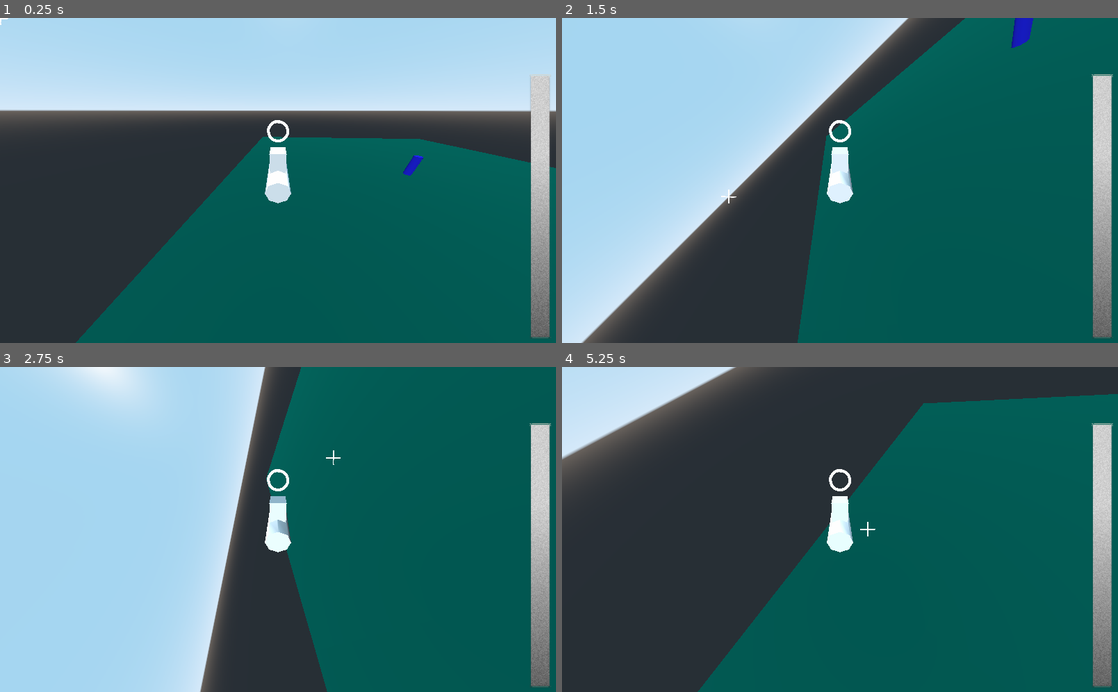
Above: before the commit, frames 1-4 (two rows, left to right).
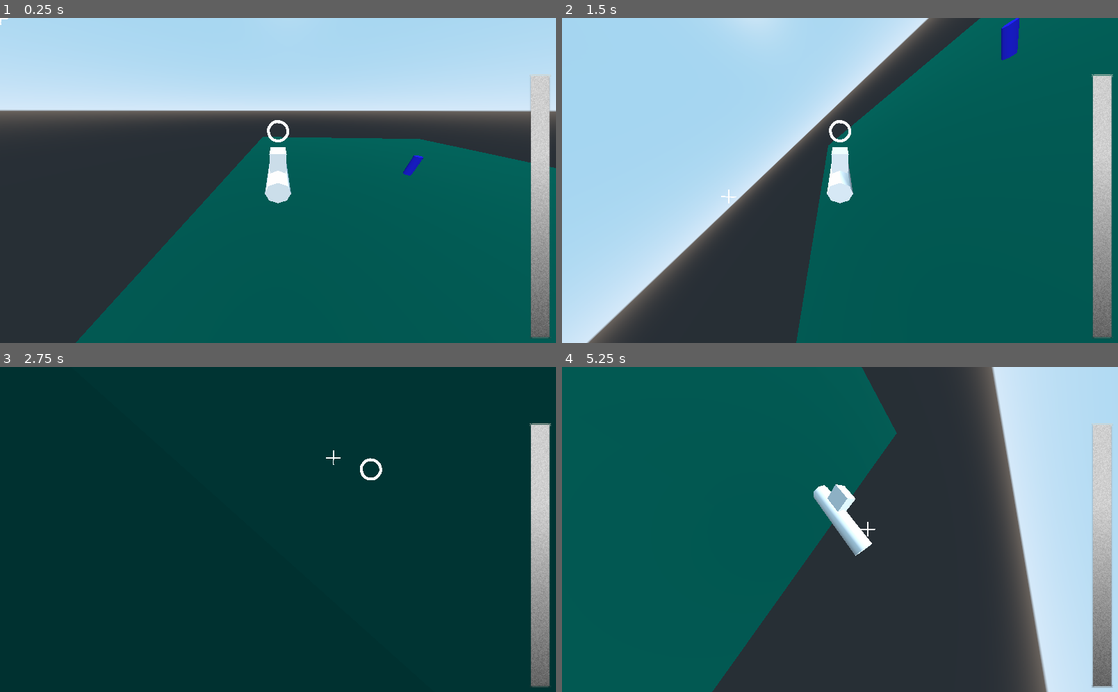
Above: after the commit, the same moments.

Repository: Kaio20/HyperSpaceTrucker
Game: Godot game, scene res://TestScene.tscn
The game is run twice, just before and just after one commit, with the same random seed, the same clock (stepped at 60 frames per second) and the same inputs.
Inputs (mouse positions are in pixels of both pictures, inside the frame that each line leads up to):
- Up to frame 1 (0.25 s): no input
- Up to frame 2 (1.5 s): move the mouse to (962, 164) at 0.52 s; hold D (right) 0.53-1.28 s; hold Right mouse button (camera_rotate, bound only after the com… 0.53-1.28 s; move the mouse to (728, 196) at 1.27 s; hold S (back) from 1.28 s (still down); right-click (728, 196) at 1.35 s
- Up to frame 3 (2.75 s): move the mouse to (333, 458) at 2.02 s; release S (back) at 2.03 s; hold D (right) from 2.03 s (still down); hold Right mouse button (camera_rotate, bound only after the com… from 2.03 s (still down)
- Up to frame 4 (5.25 s): move the mouse to (812, 594) at 2.77 s; release D (right) at 2.78 s; release Right mouse button (camera_rotate, bound only after the com… at 2.78 s; hold W (forward) 2.78-3.53 s; right-click (812, 594) at 2.85 s; move the mouse to (1006, 578) at 3.52 s; hold Right mouse button (camera_rotate, bound only after the com… 3.53-4.28 s; hold A (left) 3.53-5.03 s; move the mouse to (673, 480) at 4.27 s; right-click (673, 480) at 4.35 s; move the mouse to (867, 529) at 5.02 s; hold S (back) from 5.03 s (still down); hold Right mouse button (camera_rotate, bound only after the com… from 5.03 s (still down)

The runs differ from the first frame. In frame 2, 5.1% of the frame differs, in the area x 3-85%, y 0-100%; in frame 3, 97%, in the area x 0-100%, y 0-100%; in frame 4, 94%.

Commit message:
More camera work
TODO: Camera should move towards the ShouldMoveTowards, otherwise the rotation would be forever

Diff:
--- a/Player.gd
+++ b/Player.gd
@@ -6,10 +6,15 @@
 export var rot_speed = 0.85
 
 var velocity = Vector3.ZERO
+var camera_spatial_reset
+
 onready var universe_center = get_tree().get_root().get_node("/root/Main/Universe_Center")
 onready var ui_mousePosAim  = get_tree().get_root().get_node("/root/Main/HUD/mousePosAim")
 onready var ui_mouseShouldAim  = get_tree().get_root().get_node("/root/Main/HUD/mouseShouldAim")
 onready var tp_speed  = get_tree().get_root().get_node("/root/Main/HUD/MarginContainer/tpSpeed")
+onready var outer_camera = $CameraSpatial/OuterCamera
+onready var camera_sptial = $CameraSpatial
+
 
 #Position where the Player moves towards
 var mousePosAim
@@ -20,6 +25,7 @@
 
 func _ready():
 	Input.set_mouse_mode(Input.MOUSE_MODE_HIDDEN)
+	camera_spatial_reset = camera_sptial.transform.basis
 
 func _physics_process(delta):
 	get_input(delta)
@@ -27,11 +33,16 @@
 
 	mousePosAim = $MoveTowards.global_transform
 
-	ui_mousePosAim.rect_position.x =  $Camera.unproject_position(mousePosAim.origin).x - ( ui_mousePosAim.rect_size.x / 2 )
-	ui_mousePosAim.rect_position.y =  $Camera.unproject_position(mousePosAim.origin).y - ( ui_mousePosAim.rect_size.y / 2 )
+	ui_mousePosAim.rect_position.x =  outer_camera.unproject_position(mousePosAim.origin).x - ( ui_mousePosAim.rect_size.x / 2 )
+	ui_mousePosAim.rect_position.y =  outer_camera.unproject_position(mousePosAim.origin).y - ( ui_mousePosAim.rect_size.y / 2 )
 
-	ui_mouseShouldAim.rect_position.x = get_viewport().get_mouse_position().x - ( ui_mouseShouldAim.rect_size.x / 2 )
-	ui_mouseShouldAim.rect_position.y = get_viewport().get_mouse_position().y - ( ui_mouseShouldAim.rect_size.y / 2 )
+	$ShouldMoveTowards.global_transform.origin = outer_camera.project_position(get_viewport().get_mouse_position(), 5)
+
+	ui_mouseShouldAim.rect_position.x = outer_camera.unproject_position($ShouldMoveTowards.global_transform.origin).x - ( ui_mousePosAim.rect_size.x / 2 )
+	ui_mouseShouldAim.rect_position.y = outer_camera.unproject_position($ShouldMoveTowards.global_transform.origin).y - ( ui_mousePosAim.rect_size.y / 2 )
+
+	#ui_mouseShouldAim.rect_position.x = get_viewport().get_mouse_position().x - ( ui_mouseShouldAim.rect_size.x / 2 )
+	#ui_mouseShouldAim.rect_position.y = get_viewport().get_mouse_position().y - ( ui_mouseShouldAim.rect_size.y / 2 )
 
 	move_2d = (ui_mouseShouldAim.rect_position - ui_mousePosAim.rect_position).normalized()
 
@@ -53,6 +64,11 @@
 
 func get_input(delta):
 
+	if Input.is_action_pressed("camera_rotate"):
+		var x_delta = get_viewport().size.x - get_viewport().get_mouse_position().x
+		camera_sptial.transform.basis = transform.basis.rotated(transform.basis.y, x_delta * delta)
+	else:
+		camera_sptial.transform.basis = camera_spatial_reset
 	if move_2d:
 		pitch_input = lerp(pitch_input, move_2d.y * -1, input_response * delta)
 		yaw_input = lerp(yaw_input, move_2d.x * -1, input_response * delta)
--- a/Player.tscn
+++ b/Player.tscn
@@ -29,9 +29,20 @@
 transform = Transform( -1, 0, -8.74228e-08, 0, 1, 0, 8.74228e-08, 0, -1, 0, 0, 0 )
 shape = SubResource( 1 )
 
-[node name="Camera" type="Camera" parent="."]
+[node name="MoveTowards" type="Spatial" parent="."]
+transform = Transform( 1, 0, 0, 0, 1, 0, 0, 0, 1, 0, 0, -10 )
+
+[node name="CSGSphere" type="CSGSphere" parent="MoveTowards"]
+visible = false
+
+[node name="ShouldMoveTowards" type="Spatial" parent="."]
+
+[node name="CSGTorus" type="CSGTorus" parent="ShouldMoveTowards"]
+visible = false
+outer_radius = 1.09282
+
+[node name="CameraSpatial" type="Spatial" parent="."]
+
+[node name="OuterCamera" type="Camera" parent="CameraSpatial"]
 transform = Transform( 1, 0, 0, 0, 0.83789, 0.545839, 0, -0.545839, 0.83789, 0, 2.56397, 4.95487 )
 fov = 110.0
-
-[node name="MoveTowards" type="Spatial" parent="."]
-transform = Transform( 1, 0, 0, 0, 1, 0, 0, 0, 1, 0, 0, -9.94948 )
--- a/project.godot
+++ b/project.godot
@@ -36,6 +36,11 @@
 "events": [ Object(InputEventKey,"resource_local_to_scene":false,"resource_name":"","device":0,"alt":false,"shift":false,"control":false,"meta":false,"command":false,"pressed":false,"scancode":65,"unicode":0,"echo":false,"script":null)
  ]
 }
+camera_rotate={
+"deadzone": 0.5,
+"events": [ Object(InputEventMouseButton,"resource_local_to_scene":false,"resource_name":"","device":0,"alt":false,"shift":false,"control":false,"meta":false,"command":false,"button_mask":0,"position":Vector2( 0, 0 ),"global_position":Vector2( 0, 0 ),"factor":1.0,"button_index":2,"pressed":false,"doubleclick":false,"script":null)
+ ]
+}
 
 [physics]
 
